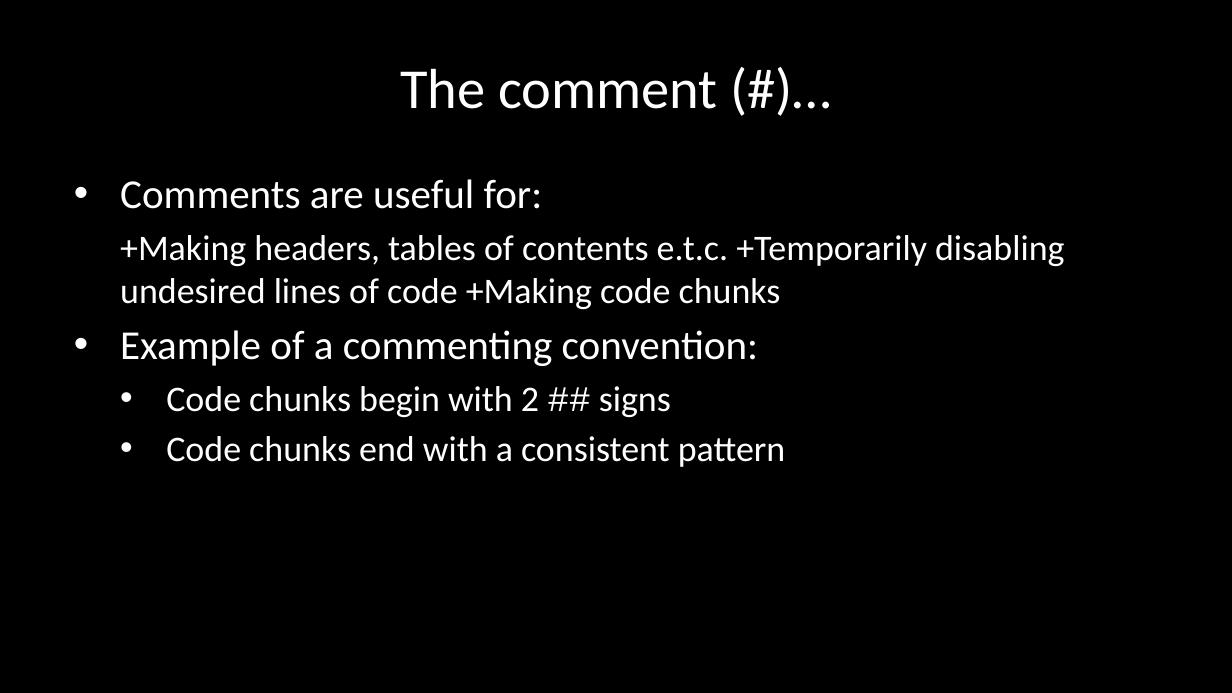
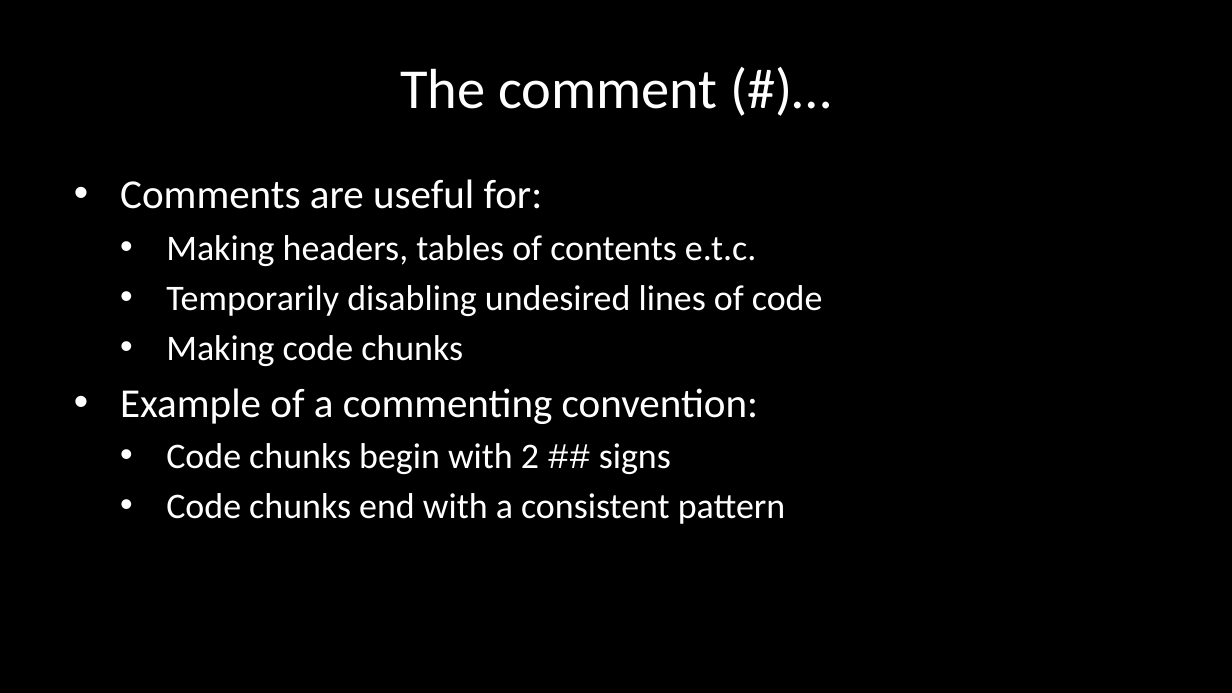
Before and after one commit to josephmhango/research-methods, a slide deck: slide 15 of lectures/Rlang/1- intro and syntax basics/syntax basics.pptx. Drawn at 1232x693 pixels with LibreOffice and Linux fonts; fonts in the diff are those of the drawing; background and template pictures are left out. Boxes give left, top, right and bottom in pixels: in the first picture for what was removed or moved away, otherwise in the second. Text is boxed around its words. In the diff, an @@ line names an element or a change of style, - is before the commit and + after.

```diff
--- a/lectures/Rlang/1- intro and syntax basics/syntax basics.pptx
+++ b/lectures/Rlang/1- intro and syntax basics/syntax basics.pptx
@@ text at (166,235,823,366): text changed @@
-  +Making headers, tables of contents e.t.c. +Temporarily disabling undesired lines of code +Making code chunks
+  • Making headers, tables of contents e.t.c.
+  • Temporarily disabling undesired lines of code
+  • Making code chunks
```
Also in this commit, not shown: 5 other slides changed, 1 slide added, 1 slide removed, 4 other files.
